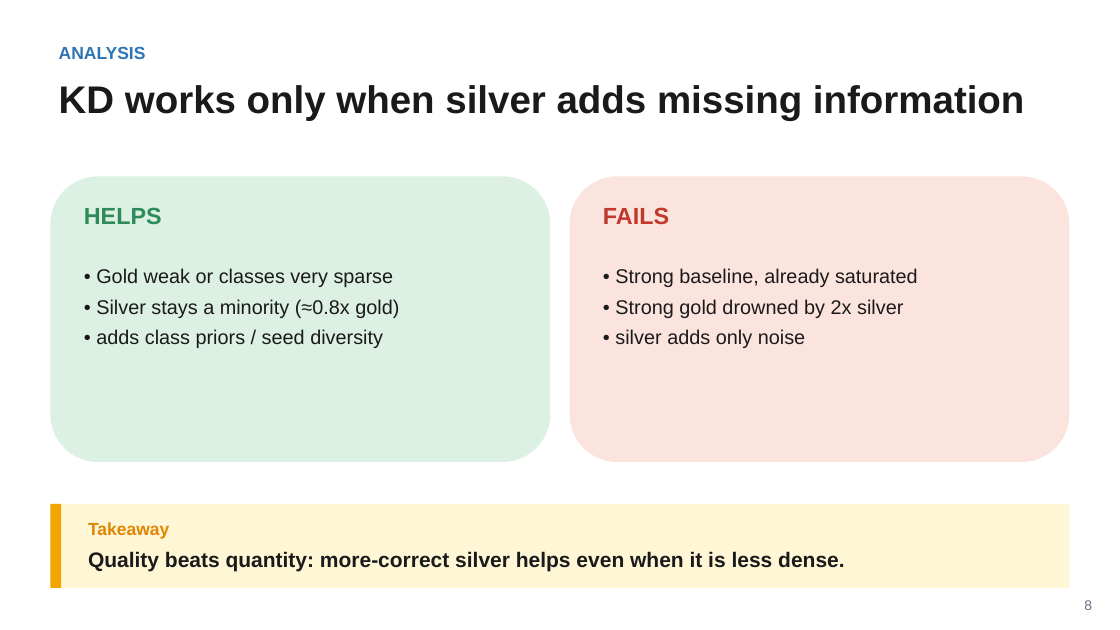
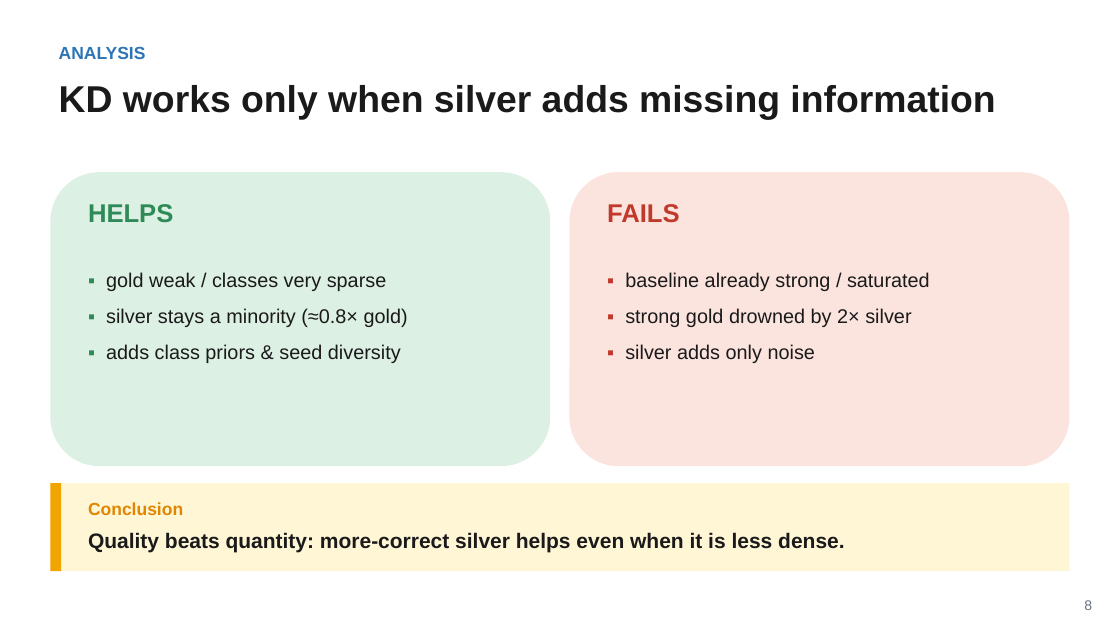
Before and after one commit to magnum-qin/ABSA-QUAD, a slide deck: slide 8 of docs/KD_group_meeting_20260629.pptx. Drawn at 1120x630 pixels with LibreOffice and Linux fonts; fonts in the diff are those of the drawing. Boxes give left, top, right and bottom in pixels: in the first picture for what was removed or moved away, otherwise in the second. Text is boxed around its words. In the diff, an @@ line names an element or a change of style, - is before the commit and + after.

```diff
--- a/docs/KD_group_meeting_20260629.pptx
+++ b/docs/KD_group_meeting_20260629.pptx
@@ text "KD works only when silver ..." at <box>59,85,995,120</box>: size 33 to 32 pt @@
@@ rounded rectangle: place and size @@
-rounded rectangle at <box>50,176,550,462</box>
+rounded rectangle at <box>50,172,550,466</box>
@@ rounded rectangle: place and size @@
-rounded rectangle at <box>570,176,1070,462</box>
+rounded rectangle at <box>570,172,1070,466</box>
@@ text "HELPS" at <box>88,204,173,223</box>: size 20 to 22 pt @@
@@ text "FAILS" at <box>607,204,680,223</box>: size 20 to 22 pt @@
@@ text at <box>106,272,408,363</box>: text changed @@
-• Gold weak or classes very sparse
-• Silver stays a minority (≈0.8x gold)
-• adds class priors / seed diversity
+▪ gold weak / classes very sparse
+▪ silver stays a minority (≈0.8× gold)
+▪ adds class priors & seed diversity
@@ text at <box>625,272,930,363</box>: text changed @@
-• Strong baseline, already saturated
-• Strong gold drowned by 2x silver
-• silver adds only noise
+▪ baseline already strong / saturated
+▪ strong gold drowned by 2× silver
+▪ silver adds only noise
@@ rectangle: place and size @@
-rectangle at <box>50,504,1070,588</box>
+rectangle at <box>50,483,1070,571</box>
@@ rectangle: place and size @@
-rectangle at <box>50,504,61,588</box>
+rectangle at <box>50,483,61,571</box>
@@ text at <box>88,502,183,515</box>: text changed @@
-Takeaway
+Conclusion
@@ text "Quality beats quantity: more-correct silver ...": place and size @@
-text "Quality beats quantity: more-correct silver ..." at <box>88,551,844,572</box>
+text "Quality beats quantity: more-correct silver ..." at <box>88,532,844,552</box>
```
Also in this commit, not shown: 9 other slides changed.
